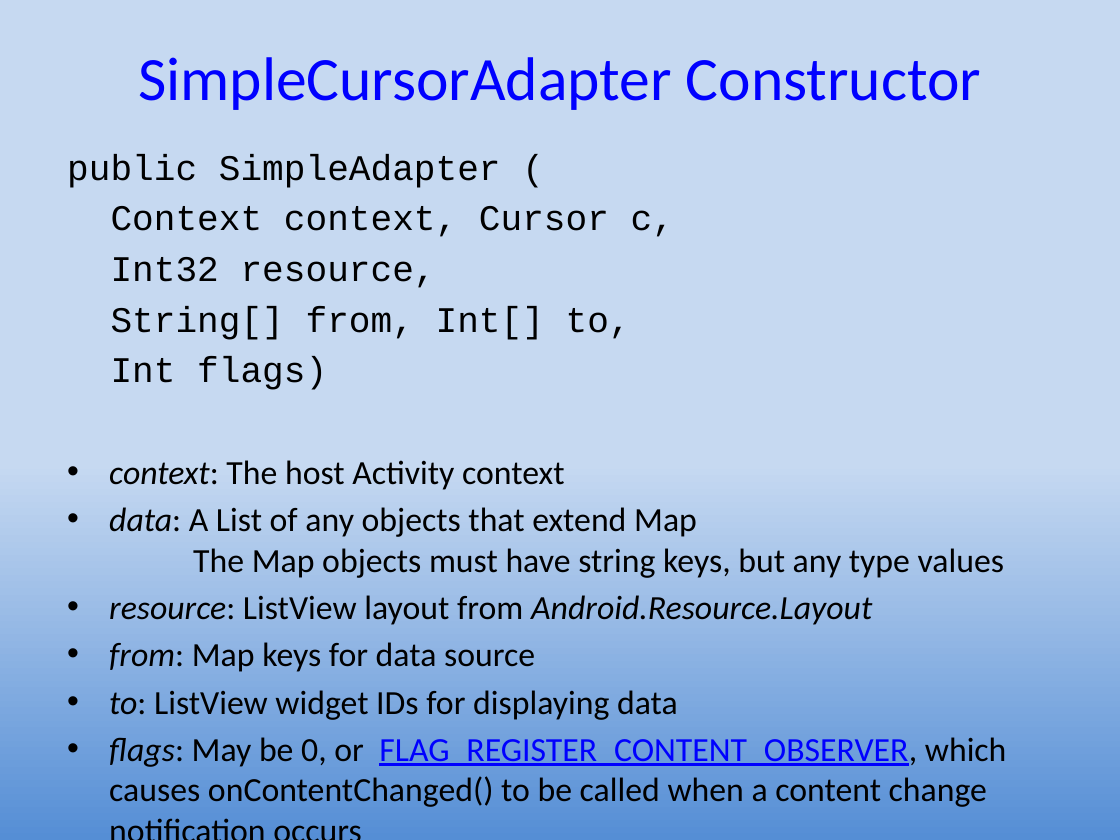
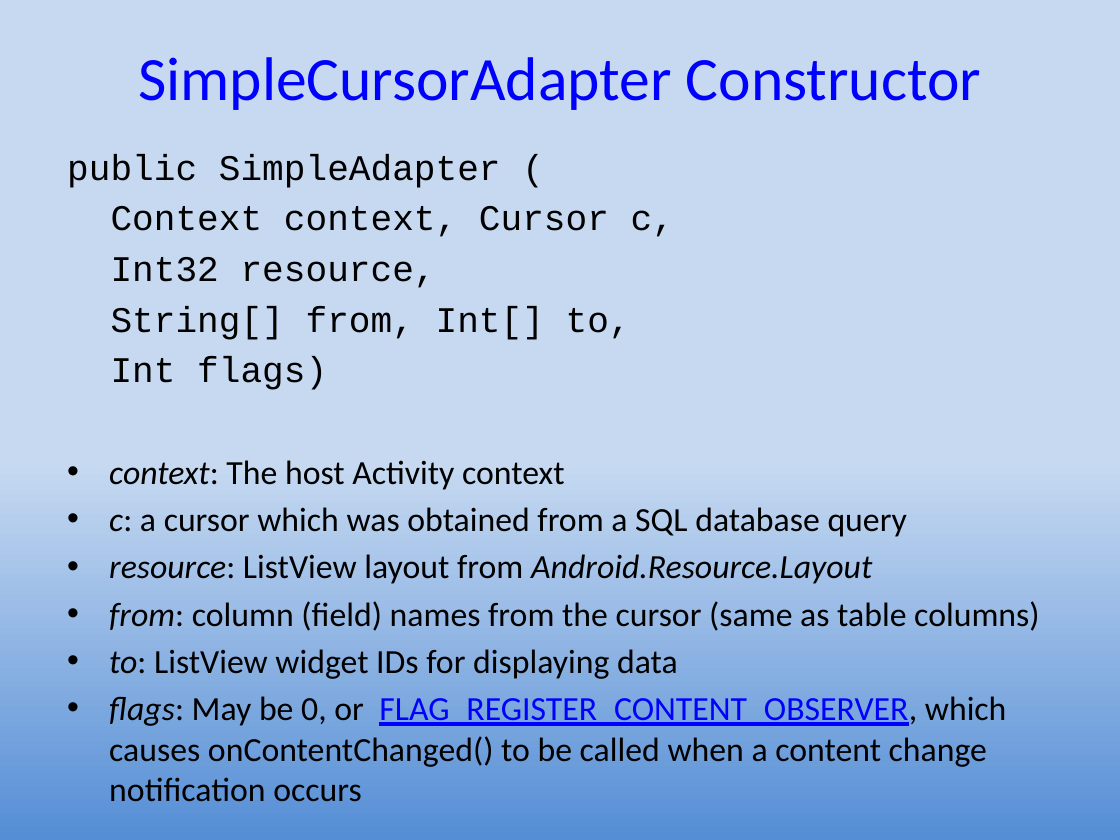
Before and after one commit to UO-CIS/CIS399Android-CourseMaterials, a slide deck: slide 24 of NotesAndSlides/CIS399Wk3Day2-ListViews.pptx. Drawn at 1120x840 pixels with LibreOffice and Linux fonts; fonts in the diff are those of the drawing. Boxes give left, top, right and bottom in pixels: in the first picture for what was removed or moved away, otherwise in the second. Text is boxed around its words. In the diff, an @@ line names an element or a change of style, - is before the commit and + after.

```diff
--- a/NotesAndSlides/CIS399Wk3Day2-ListViews.pptx
+++ b/NotesAndSlides/CIS399Wk3Day2-ListViews.pptx
@@ text at <box>109,507,907,537</box>: text changed @@
-• data: A List of any objects that extend Map
-  The Map objects must have string keys, but any type values
+• c: a cursor which was obtained from a SQL database query
@@ text at <box>109,601,1039,631</box>: text changed @@
-• from: Map keys for data source
+• from: column (field) names from the cursor (same as table columns)
```
Also in this commit, not shown: 1 other slide changed, 5 other files.
